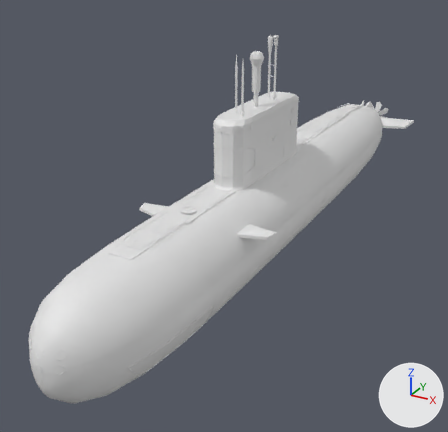
The glTF model src/main/resources/combinedassault_packs/combinedassault/assets/combinedassault/models/ships/kilo/kilo.glb as it was, and as the next commit left it.
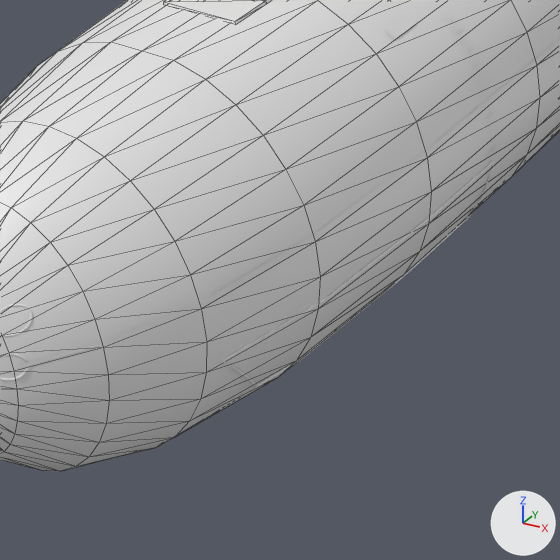
The first picture shows the older version from a camera (50 mm lens) standing at (25.0, -58.4, 24.4) and looking at (-4.0, -5.7, -1.9). The close-ups show the older and then the newer version on the part from 13% to 53% of the width and 59% to 100% of the height of that picture. Only the edits that show in the close-ups are written down. The lights are fixed; the arrows at lower right show +X, +Y and +Z. The close-ups show mesh edges as thin lines. Objects named as collision shapes, trigger or cutter boxes, shadow casters or lower levels of detail are left out. Where no turn or scale is listed for an object, it has been applied to the vertices.

The older version as bpy lines, for what is in view:
```python
me_circular_bow_cover_outline = bpy.data.meshes.new('Circular_bow_cover_outline')
me_circular_bow_cover_outline.from_pydata(...)  # 2354 vertices, 3956 faces; spans x -4.83..4.83, y -36.54..-23.17, z -2.58..1.75
me_circular_bow_cover_outline.materials.append(mat_kilo___exterior_details)  # white #e7e7e7
me_rounded_hull_shell_001 = bpy.data.meshes.new('Rounded_hull_shell.001')
me_rounded_hull_shell_001.from_pydata(...)  # 192 vertices, 320 faces; spans x -4.9..4.9, y -21.0..21.0, z -4.6..4.3
me_rounded_hull_shell_001.materials.append(mat_kilo___tiled_charcoal_hull)  # white #e7e7e7
me_white_lengthwise_stripe = bpy.data.meshes.new('White_lengthwise_stripe')
me_white_lengthwise_stripe.from_pydata(...)  # 1120 vertices, 848 faces; spans x -4.9..4.9, y -36.5..34.2, z -3.3..3.0
me_white_lengthwise_stripe.materials.append(mat_kilo___exterior_details)  # white #e7e7e7
ob_02_hull_midbody_mesh = bpy.data.objects.new('02_HULL_midbody_mesh', me_rounded_hull_shell_001)
ob_02_hull_midbody_mesh.location = (0.0, 0.0, 0.0)
ob_17_hull_white_markings_mesh = bpy.data.objects.new('17_HULL_white_markings_mesh', me_white_lengthwise_stripe)
ob_17_hull_white_markings_mesh.location = (0.0, 0.0, 0.0)
ob_19_bow_panel_outlines_mesh = bpy.data.objects.new('19_BOW_panel_outlines_mesh', me_circular_bow_cover_outline)
ob_19_bow_panel_outlines_mesh.location = (0.0, 0.0, 0.0)
# also in view: '01_HULL_bow_mesh' at (0.0, -28.8, -0.1); '04_UPPER_DECK_mesh' at (0.0, -0.5, 3.9)
```
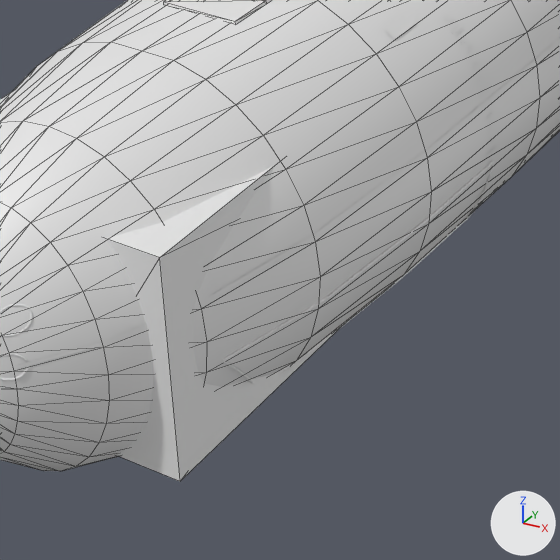
Boxes [x1, y1, x2, y2] around the edits, measured in the close-ups (560 x 560 px):
'hit_comp_fwd_left', added: after [105, 166, 337, 481]
'hit_comp_fwd_right', added (mostly hidden): after [0, 93, 10, 104]

Edits to the bpy script that builds the scene:
```text
Add me_hit_comp_fwd_right:
    me_hit_comp_fwd_right.from_pydata(...)  # a box spanning x -3.5..-0.2, y -34.0..-10.0, z -2.9..2.6
Add me_hit_comp_fwd_left:
    me_hit_comp_fwd_left.from_pydata(...)  # a box spanning x 0.2..3.5, y -34.0..-10.0, z -2.9..2.6
Add ob_hit_comp_fwd_right:
    ob_hit_comp_fwd_right = bpy.data.objects.new('hit_comp_fwd_right', me_hit_comp_fwd_right)
    ob_hit_comp_fwd_right.location = (0.0, 0.0, 0.0)
Add ob_hit_comp_fwd_left:
    ob_hit_comp_fwd_left = bpy.data.objects.new('hit_comp_fwd_left', me_hit_comp_fwd_left)
    ob_hit_comp_fwd_left.location = (0.0, 0.0, 0.0)
```
